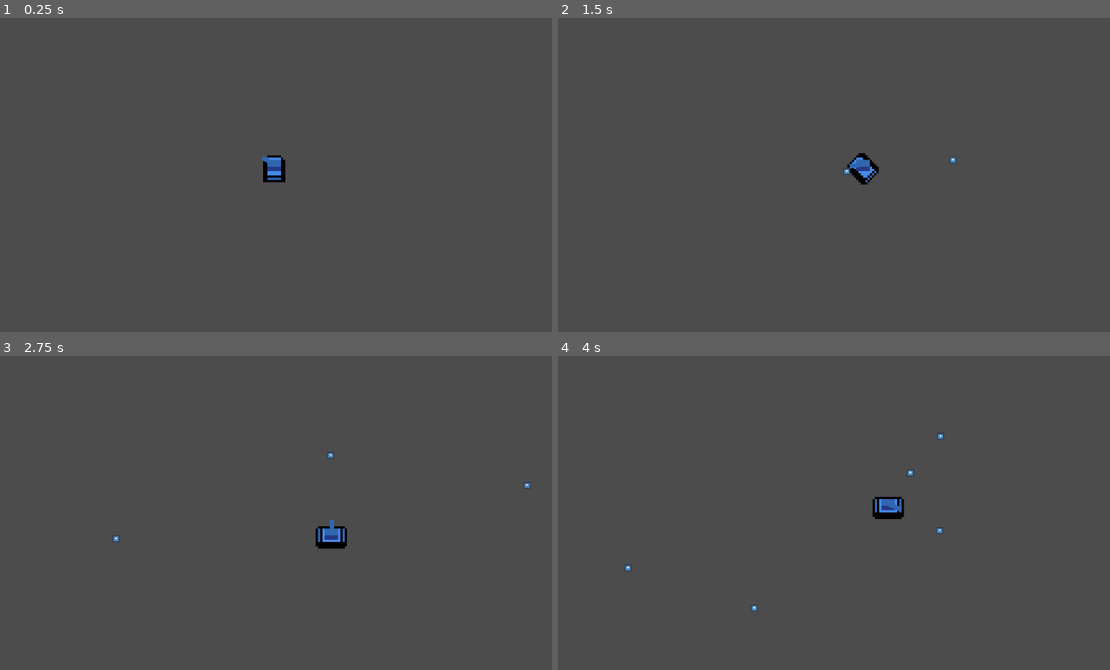
Above: before the commit, frames 1-4 (two rows, left to right).
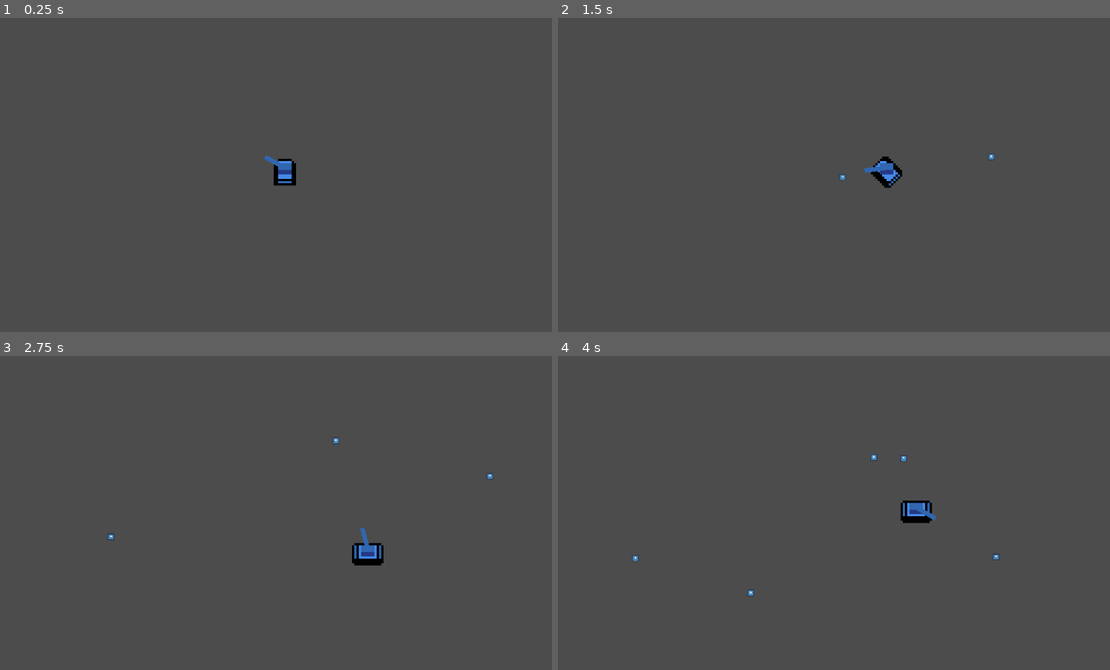
Above: after the commit, the same moments.

Repository: jpcerrone/TanksGodot
Game: Godot game, scene res://Main.tscn
Same seed, same stepped clock (60 frames per second), same inputs: the game is played once before the commit and once after it. The engine's default icon, where the game draws it, is replaced by a stand-in: a white triangle on a blue panel in a dark square.
Inputs (mouse positions are in pixels of both pictures, inside the frame that each line leads up to):
- Up to frame 1 (0.25 s): no input
- Up to frame 2 (1.5 s): tap Enter at 0.5 s; move the mouse to (960, 159) at 0.52 s; hold D (move_right) 0.53-1.28 s; click (960, 159) at 0.6 s; move the mouse to (723, 193) at 1.27 s; hold S (move_down) from 1.28 s (still down); click (723, 193) at 1.35 s
- Up to frame 3 (2.75 s): move the mouse to (336, 440) at 2.02 s; release S (move_down) at 2.03 s; hold D (move_right) from 2.03 s (still down); click (336, 440) at 2.1 s
- Up to frame 4 (4 s): move the mouse to (806, 582) at 2.77 s; release D (move_right) at 2.78 s; hold W (move_up) 2.78-3.53 s; click (806, 582) at 2.85 s; move the mouse to (1010, 563) at 3.52 s; hold A (move_left) from 3.53 s (still down); click (1010, 563) at 3.6 s

The runs differ from the first frame. In frame 1, 0.5% of the frame differs, in the area x 47-54%, y 43-54%; in frame 2, 0.7%; in frame 3, 1.0%, in the area x 19-96%, y 26-67%; in frame 4, 0.9%.

Commit message:
remade tank movement + added collisions for tank

Diff:
--- a/Bullet.gd
+++ b/Bullet.gd
@@ -2,7 +2,7 @@
 
 
 const speed = 250.0
-const maxRebounds = 2
+const maxRebounds = 1
 var currentRebounds
 var velocity = Vector2()
 # Called when the node enters the scene tree for the first time.
@@ -18,8 +18,12 @@
 func _physics_process(delta):
 	var collision = move_and_collide(velocity*delta*speed)
 	if (collision):
-		velocity = velocity.bounce(collision.normal)
-		currentRebounds += 1;
-		if (currentRebounds > maxRebounds):
+		if (collision.collider.get_groups().has("bulletBouncers")):
+			velocity = velocity.bounce(collision.normal)
+			currentRebounds += 1;
+			if (currentRebounds > maxRebounds):
+				Global.currentBullets -= 1
+				queue_free()
+		else:
 			Global.currentBullets -= 1
 			queue_free()
--- a/Main.gd
+++ b/Main.gd
@@ -6,9 +6,29 @@
 func _ready():
 	Global.currentBullets = 0
 
+# Called every frame. 'delta' is the elapsed time since the previous frame.
+func _physics_process(delta):
+	$PlayerTank.rotateCannon(get_global_mouse_position().angle_to_point($PlayerTank.position))
 
-# Called every frame. 'delta' is the elapsed time since the previous frame.
-func _process(delta):
+	var tankDirection
+	if (Input.is_action_pressed("move_up") && Input.is_action_pressed("move_right")):
+		tankDirection = $PlayerTank.Direction.UP_RIGHT
+	elif (Input.is_action_pressed("move_down") && Input.is_action_pressed("move_left")):
+		tankDirection = $PlayerTank.Direction.DOWN_LEFT
+	elif (Input.is_action_pressed("move_up") && Input.is_action_pressed("move_left")):
+		tankDirection = $PlayerTank.Direction.UP_LEFT
+	elif Input.is_action_pressed("move_down") && Input.is_action_pressed("move_right"):
+		tankDirection = $PlayerTank.Direction.DOWN_RIGHT
+	elif Input.is_action_pressed("move_up") :
+		tankDirection = $PlayerTank.Direction.UP
+	elif Input.is_action_pressed("move_down"):
+		tankDirection = $PlayerTank.Direction.DOWN
+	elif Input.is_action_pressed("move_left"):
+		tankDirection = $PlayerTank.Direction.LEFT
+	elif Input.is_action_pressed("move_right"):
+		tankDirection = $PlayerTank.Direction.RIGHT
+	$PlayerTank.move(delta, tankDirection)
+
 	if (Global.currentBullets < maxBullets) && Input.is_action_just_pressed("shoot"):
 		$PlayerTank.shoot()
 		Global.currentBullets += 1
--- a/Main.tscn
+++ b/Main.tscn
@@ -1,49 +1,219 @@
-[gd_scene load_steps=13 format=2]
+[gd_scene load_steps=15 format=2]
 
 [ext_resource path="res://tanks.png" type="Texture" id=1]
 [ext_resource path="res://Player.gd" type="Script" id=2]
 [ext_resource path="res://cannon.png" type="Texture" id=3]
 [ext_resource path="res://icon.png" type="Texture" id=4]
 [ext_resource path="res://Main.gd" type="Script" id=5]
-
-[sub_resource type="AtlasTexture" id=1]
-atlas = ExtResource( 1 )
-region = Rect2( 16, 0, 16, 16 )
-
-[sub_resource type="AtlasTexture" id=2]
-atlas = ExtResource( 1 )
-region = Rect2( 48, 0, 16, 16 )
-
-[sub_resource type="AtlasTexture" id=3]
-atlas = ExtResource( 1 )
-region = Rect2( 0, 0, 16, 16 )
-
-[sub_resource type="AtlasTexture" id=4]
-atlas = ExtResource( 1 )
-region = Rect2( 32, 0, 16, 16 )
-
-[sub_resource type="SpriteFrames" id=5]
-animations = [ {
-"frames": [ SubResource( 1 ) ],
-"loop": false,
-"name": "vertical",
-"speed": 5.0
-}, {
-"frames": [ SubResource( 2 ) ],
-"loop": true,
-"name": "diagonal_down",
-"speed": 5.0
-}, {
-"frames": [ SubResource( 3 ) ],
-"loop": true,
-"name": "horizontal",
-"speed": 5.0
-}, {
-"frames": [ SubResource( 4 ) ],
-"loop": true,
-"name": "diagonal_up",
-"speed": 5.0
-} ]
+[ext_resource path="res://tankVerticalShape.tres" type="Shape2D" id=6]
+[ext_resource path="res://tankHorizontalShape.tres" type="Shape2D" id=7]
+
+[sub_resource type="Animation" id=1]
+resource_name = "TankMovement"
+
+[sub_resource type="Animation" id=2]
+resource_name = "diagonal_down"
+tracks/0/type = "value"
+tracks/0/path = NodePath("Body:frame")
+tracks/0/interp = 1
+tracks/0/loop_wrap = true
+tracks/0/imported = false
+tracks/0/enabled = true
+tracks/0/keys = {
+"times": PoolRealArray( 0 ),
+"transitions": PoolRealArray( 1 ),
+"update": 1,
+"values": [ 3 ]
+}
+tracks/1/type = "value"
+tracks/1/path = NodePath("Diagonal_collision:disabled")
+tracks/1/interp = 1
+tracks/1/loop_wrap = true
+tracks/1/imported = false
+tracks/1/enabled = true
+tracks/1/keys = {
+"times": PoolRealArray( 0 ),
+"transitions": PoolRealArray( 1 ),
+"update": 1,
+"values": [ false ]
+}
+tracks/2/type = "value"
+tracks/2/path = NodePath("Diagonal_collision:scale")
+tracks/2/interp = 1
+tracks/2/loop_wrap = true
+tracks/2/imported = false
+tracks/2/enabled = true
+tracks/2/keys = {
+"times": PoolRealArray( 0 ),
+"transitions": PoolRealArray( 1 ),
+"update": 0,
+"values": [ Vector2( 1, 1 ) ]
+}
+tracks/3/type = "value"
+tracks/3/path = NodePath("CollisionShape2D:disabled")
+tracks/3/interp = 1
+tracks/3/loop_wrap = true
+tracks/3/imported = false
+tracks/3/enabled = true
+tracks/3/keys = {
+"times": PoolRealArray( 0 ),
+"transitions": PoolRealArray( 1 ),
+"update": 1,
+"values": [ true ]
+}
+
+[sub_resource type="Animation" id=3]
+resource_name = "diagonal_up"
+tracks/0/type = "value"
+tracks/0/path = NodePath("Body:frame")
+tracks/0/interp = 1
+tracks/0/loop_wrap = true
+tracks/0/imported = false
+tracks/0/enabled = true
+tracks/0/keys = {
+"times": PoolRealArray( 0 ),
+"transitions": PoolRealArray( 1 ),
+"update": 1,
+"values": [ 2 ]
+}
+tracks/1/type = "value"
+tracks/1/path = NodePath("Diagonal_collision:disabled")
+tracks/1/interp = 1
+tracks/1/loop_wrap = true
+tracks/1/imported = false
+tracks/1/enabled = true
+tracks/1/keys = {
+"times": PoolRealArray( 0 ),
+"transitions": PoolRealArray( 1 ),
+"update": 1,
+"values": [ false ]
+}
+tracks/2/type = "value"
+tracks/2/path = NodePath("Diagonal_collision:scale")
+tracks/2/interp = 1
+tracks/2/loop_wrap = true
+tracks/2/imported = false
+tracks/2/enabled = true
+tracks/2/keys = {
+"times": PoolRealArray( 0 ),
+"transitions": PoolRealArray( 1 ),
+"update": 0,
+"values": [ Vector2( -1, 1 ) ]
+}
+tracks/3/type = "value"
+tracks/3/path = NodePath("CollisionShape2D:disabled")
+tracks/3/interp = 1
+tracks/3/loop_wrap = true
+tracks/3/imported = false
+tracks/3/enabled = true
+tracks/3/keys = {
+"times": PoolRealArray( 0 ),
+"transitions": PoolRealArray( 1 ),
+"update": 1,
+"values": [ true ]
+}
+
+[sub_resource type="Animation" id=4]
+resource_name = "horizontal"
+tracks/0/type = "value"
+tracks/0/path = NodePath("CollisionShape2D:shape")
+tracks/0/interp = 1
+tracks/0/loop_wrap = true
+tracks/0/imported = false
+tracks/0/enabled = true
+tracks/0/keys = {
+"times": PoolRealArray( 0 ),
+"transitions": PoolRealArray( 1 ),
+"update": 1,
+"values": [ ExtResource( 7 ) ]
+}
+tracks/1/type = "value"
+tracks/1/path = NodePath("Body:frame")
+tracks/1/interp = 1
+tracks/1/loop_wrap = true
+tracks/1/imported = false
+tracks/1/enabled = true
+tracks/1/keys = {
+"times": PoolRealArray( 0 ),
+"transitions": PoolRealArray( 1 ),
+"update": 1,
+"values": [ 0 ]
+}
+tracks/2/type = "value"
+tracks/2/path = NodePath("Diagonal_collision:disabled")
+tracks/2/interp = 1
+tracks/2/loop_wrap = true
+tracks/2/imported = false
+tracks/2/enabled = true
+tracks/2/keys = {
+"times": PoolRealArray( 0 ),
+"transitions": PoolRealArray( 1 ),
+"update": 1,
+"values": [ true ]
+}
+tracks/3/type = "value"
+tracks/3/path = NodePath("CollisionShape2D:disabled")
+tracks/3/interp = 1
+tracks/3/loop_wrap = true
+tracks/3/imported = false
+tracks/3/enabled = true
+tracks/3/keys = {
+"times": PoolRealArray( 0 ),
+"transitions": PoolRealArray( 1 ),
+"update": 1,
+"values": [ false ]
+}
+
+[sub_resource type="Animation" id=5]
+resource_name = "vertical"
+tracks/0/type = "value"
+tracks/0/path = NodePath("Body:frame")
+tracks/0/interp = 1
+tracks/0/loop_wrap = true
+tracks/0/imported = false
+tracks/0/enabled = true
+tracks/0/keys = {
+"times": PoolRealArray( 0 ),
+"transitions": PoolRealArray( 1 ),
+"update": 1,
+"values": [ 1 ]
+}
+tracks/1/type = "value"
+tracks/1/path = NodePath("CollisionShape2D:shape")
+tracks/1/interp = 1
+tracks/1/loop_wrap = true
+tracks/1/imported = false
+tracks/1/enabled = true
+tracks/1/keys = {
+"times": PoolRealArray( 0 ),
+"transitions": PoolRealArray( 1 ),
+"update": 1,
+"values": [ ExtResource( 6 ) ]
+}
+tracks/2/type = "value"
+tracks/2/path = NodePath("Diagonal_collision:disabled")
+tracks/2/interp = 1
+tracks/2/loop_wrap = true
+tracks/2/imported = false
+tracks/2/enabled = true
+tracks/2/keys = {
+"times": PoolRealArray( 0 ),
+"transitions": PoolRealArray( 1 ),
+"update": 1,
+"values": [ true ]
+}
+tracks/3/type = "value"
+tracks/3/path = NodePath("CollisionShape2D:disabled")
+tracks/3/interp = 1
+tracks/3/loop_wrap = true
+tracks/3/imported = false
+tracks/3/enabled = true
+tracks/3/keys = {
+"times": PoolRealArray( 0 ),
+"transitions": PoolRealArray( 1 ),
+"update": 1,
+"values": [ false ]
+}
 
 [sub_resource type="RectangleShape2D" id=6]
 extents = Vector2( 511.476, 10.8842 )
@@ -55,35 +225,57 @@
 script = ExtResource( 5 )
 
 [node name="PlayerTank" type="KinematicBody2D" parent="."]
-position = Vector2( 504.605, 286.77 )
+position = Vector2( 523.734, 293.146 )
 script = ExtResource( 2 )
 
-[node name="Sprite" type="AnimatedSprite" parent="PlayerTank"]
-scale = Vector2( 4, 4 )
-frames = SubResource( 5 )
-animation = "diagonal_down"
-__meta__ = {
-"_edit_lock_": true
-}
-
 [node name="CollisionShape2D" type="CollisionShape2D" parent="PlayerTank"]
+position = Vector2( 0, -1.09399 )
+shape = ExtResource( 6 )
 
 [node name="Cannon" type="Sprite" parent="PlayerTank"]
 position = Vector2( 0, -8 )
 scale = Vector2( 4, 4 )
 z_index = 1
 texture = ExtResource( 3 )
-
-[node name="Area2D" type="RigidBody2D" parent="."]
+__meta__ = {
+"_edit_lock_": true
+}
+
+[node name="Body" type="Sprite" parent="PlayerTank"]
+scale = Vector2( 4, 4 )
+texture = ExtResource( 1 )
+hframes = 4
+frame = 1
+
+[node name="AnimationPlayer" type="AnimationPlayer" parent="PlayerTank"]
+anims/TankMovement = SubResource( 1 )
+anims/diagonal_down = SubResource( 2 )
+anims/diagonal_up = SubResource( 3 )
+anims/horizontal = SubResource( 4 )
+anims/vertical = SubResource( 5 )
+
+[node name="Diagonal_collision" type="CollisionPolygon2D" parent="PlayerTank"]
+scale = Vector2( -1, 1 )
+polygon = PoolVector2Array( -28.1995, 2.43475, -27.5553, -7.55121, -7.26123, -28.1673, 4.01318, -28.1673, 27.8506, -4.97418, 28.1727, 7.26666, 7.87872, 27.8828, -3.39575, 28.2049 )
+disabled = true
+
+[node name="Area2D" type="RigidBody2D" parent="." groups=[
+"bulletBouncers",
+]]
+collision_mask = 0
 mode = 1
 mass = 0.00102041
 
-[node name="CollisionShape2D" type="CollisionShape2D" parent="Area2D"]
+[node name="CollisionShape2D" type="CollisionShape2D" parent="Area2D" groups=[
+"bulletBouncers",
+]]
 modulate = Color( 1, 0, 0, 1 )
 position = Vector2( 509.434, 12.2784 )
 shape = SubResource( 6 )
 
-[node name="CollisionShape2D2" type="CollisionShape2D" parent="Area2D"]
+[node name="CollisionShape2D2" type="CollisionShape2D" parent="Area2D" groups=[
+"bulletBouncers",
+]]
 modulate = Color( 1, 0, 0, 1 )
 position = Vector2( 513.789, 587.176 )
 shape = SubResource( 6 )
@@ -91,12 +283,16 @@
 "_edit_lock_": true
 }
 
-[node name="CollisionShape2D3" type="CollisionShape2D" parent="Area2D"]
+[node name="CollisionShape2D3" type="CollisionShape2D" parent="Area2D" groups=[
+"bulletBouncers",
+]]
 modulate = Color( 1, 0, 0, 1 )
 position = Vector2( 11.6997, 301.924 )
 shape = SubResource( 7 )
 
-[node name="CollisionShape2D4" type="CollisionShape2D" parent="Area2D"]
+[node name="CollisionShape2D4" type="CollisionShape2D" parent="Area2D" groups=[
+"bulletBouncers",
+]]
 modulate = Color( 1, 0, 0, 1 )
 position = Vector2( 1011.46, 296.393 )
 shape = SubResource( 7 )
--- a/Player.gd
+++ b/Player.gd
@@ -1,12 +1,14 @@
 extends KinematicBody2D
 
-export (int) var speed = 150
-export (float) var rotation_speed = 4.0
+export (int) var speed = 175
+export (float) var rotation_speed = 5.0
 var velocity = Vector2()
 var rotation_dir = 0
-var tankRotation = 0
+var tankRotation = 0.0
 
 const Bullet = preload("res://Bullet.tscn")
+enum Direction {UP, DOWN, LEFT, RIGHT, DOWN_LEFT, DOWN_RIGHT, UP_LEFT, UP_RIGHT}
+
 # Called when the node enters the scene tree for the first time.
 func _ready():
 	pass # Replace with function body.
@@ -20,104 +22,118 @@
 		tankRotation = direction2
 	return isWithinDeltaFirstDirection || isWithinDeltaSecondDirection
 
-func _physics_process(delta):
+func get_dir_to_allign_diagonal_up():
+	if (tankRotation < PI/4) || (tankRotation >= 7*PI/4):
+		return 1
+	elif (tankRotation < 3*PI/4):
+		return -1
+	elif (tankRotation < 5*PI/4):
+		return 1
+	elif (tankRotation < 7*PI/4):
+		return -1
+
+func get_dir_to_allign_diagonal_down():
+	return -get_dir_to_allign_diagonal_up()
+
+func get_dir_to_allign_vertical():
+	if (tankRotation < PI/2):
+		return -1
+	elif (tankRotation < PI):
+		return 1
+	elif (tankRotation < 3*PI/2):
+		return -1
+	elif (tankRotation < 2*PI):
+		return 1
+
+func get_dir_to_allign_horizontal():
+	return -get_dir_to_allign_vertical()
+
+func move(delta, direction):
+	#delete previous rotation and movement values
 	rotation_dir = 0
+	velocity = Vector2(0, 0)
+
 	var rotDelta = rotation_speed * delta
-	velocity = Vector2(0, 0)
+
+	match(direction):
+		Direction.RIGHT:
+			if !isRotationWithinDeltaForDirections(PI/2, 3*PI/2, rotDelta):
+				rotation_dir = get_dir_to_allign_horizontal()
+			else:
+				velocity = Vector2(1,0)
+		Direction.LEFT:
+			if !isRotationWithinDeltaForDirections(PI/2, 3*PI/2, rotDelta):
+				rotation_dir = get_dir_to_allign_horizontal()
+			else:
+				velocity = Vector2(-1,0)
+		Direction.UP:
+			if !isRotationWithinDeltaForDirections(0, PI, rotDelta):
+				rotation_dir = get_dir_to_allign_vertical()
+			else:
+				velocity = Vector2(0,-1)
+		Direction.DOWN:
+			if !isRotationWithinDeltaForDirections(0, PI, rotDelta):
+				rotation_dir = get_dir_to_allign_vertical()
+			else:
+				velocity = Vector2(0,1)
+		Direction.DOWN_LEFT:
+			if !isRotationWithinDeltaForDirections(PI/4, 5*PI/4, rotDelta):
+				rotation_dir = get_dir_to_allign_diagonal_up()
+			else:
+				velocity = Vector2(-1,1)
+		Direction.DOWN_RIGHT:
+			if !isRotationWithinDeltaForDirections(3*PI/4, 7*PI/4, rotDelta):
+				rotation_dir = get_dir_to_allign_diagonal_down()
+			else:
+				velocity = Vector2(1,1)
+		Direction.UP_LEFT:
+			if !isRotationWithinDeltaForDirections(3*PI/4, 7*PI/4, rotDelta):
+				rotation_dir = get_dir_to_allign_diagonal_down()
+			else:
+				velocity = Vector2(-1,-1)
+		Direction.UP_RIGHT:
+			if !isRotationWithinDeltaForDirections(PI/4, 5*PI/4, rotDelta):
+				rotation_dir = get_dir_to_allign_diagonal_up()
+			else:
+				velocity = Vector2(1,-1)
+
+	tankRotation += rotation_dir * rotDelta
 	#Only one tankRotation is counted
 	if (tankRotation > 2*PI):
 		tankRotation = tankRotation - 2*PI
 	if (tankRotation < 0):
 		tankRotation = tankRotation + 2*PI
 
-	if (Input.is_action_pressed("move_up") && Input.is_action_pressed("move_right")) || Input.is_action_pressed("move_down") && Input.is_action_pressed("move_left"):
-		if !isRotationWithinDeltaForDirections(PI/4, 5*PI/4, rotDelta):
-			if (tankRotation < PI/4) || (tankRotation > 7*PI/4):
-				rotation_dir = 1
-			elif (tankRotation < 3*PI/4):
-				rotation_dir = -1
-			elif (tankRotation < 5*PI/4):
-				rotation_dir = 1
-			elif (tankRotation < 7*PI/4):
-				rotation_dir = -1
-		else:
-			if Input.is_action_pressed("move_up"):
-				velocity = Vector2(1,-1)
-			if Input.is_action_pressed("move_down"):
-				velocity = Vector2(-1,1)
-	elif (Input.is_action_pressed("move_up") && Input.is_action_pressed("move_left")) || Input.is_action_pressed("move_down") && Input.is_action_pressed("move_right"):
-		if !isRotationWithinDeltaForDirections(3*PI/4, 7*PI/4, rotDelta):
-			if (tankRotation < PI/4) || (tankRotation > 7*PI/4):
-				rotation_dir = -1
-			elif (tankRotation < 3*PI/4):
-				rotation_dir = 1
-			elif (tankRotation < 5*PI/4):
-				rotation_dir = -1
-			elif (tankRotation < 7*PI/4):
-				rotation_dir = 1
-		else:
-			if Input.is_action_pressed("move_up"):
-				velocity = Vector2(-1,-1)
-			if Input.is_action_pressed("move_down"):
-				velocity = Vector2(1,1)
-	elif Input.is_action_pressed("move_up") || Input.is_action_pressed("move_down"):
-		if !isRotationWithinDeltaForDirections(0, PI, rotDelta):
-			if (tankRotation < PI/2):
-				rotation_dir = -1
-			elif (tankRotation < PI):
-				rotation_dir = 1
-			elif (tankRotation < 3*PI/2):
-				rotation_dir = -1
-			elif (tankRotation < 2*PI):
-				rotation_dir = 1
-		else:
-			if Input.is_action_pressed("move_up"):
-				velocity = Vector2(0,-1)
-			if Input.is_action_pressed("move_down"):
-				velocity = Vector2(0,1)
-	elif Input.is_action_pressed("move_left") || Input.is_action_pressed("move_right"):
-		if !isRotationWithinDeltaForDirections(PI/2, 3*PI/2, rotDelta):
-			if (tankRotation < PI/2):
-				rotation_dir = 1
-			elif (tankRotation < PI):
-				rotation_dir = -1
-			elif (tankRotation < 3*PI/2):
-				rotation_dir = 1
-			elif (tankRotation < 2*PI):
-				rotation_dir = -1
-		else:
-			if Input.is_action_pressed("move_right"):
-				velocity = Vector2(1,0)
-			if Input.is_action_pressed("move_left"):
-				velocity = Vector2(-1,0)
+	updateRotationAnimation(rotDelta)
 
+	if (velocity != Vector2(0,0)):
+		velocity = velocity.normalized() * speed
+		velocity = move_and_slide(velocity)
+
+func updateRotationAnimation(rotDelta):
 	if (tankRotation <= PI/8) || (tankRotation > 7*PI/4) :
-		$Sprite.animation = 'vertical'
+		$AnimationPlayer.current_animation = "vertical"
 	elif (tankRotation <= 3*PI/8):
-		$Sprite.animation = 'diagonal_up'
+		$AnimationPlayer.current_animation = "diagonal_up"
 	elif (tankRotation <= 5*PI/8):
-		$Sprite.animation = 'horizontal'
+		$AnimationPlayer.current_animation = "horizontal"
 	elif (tankRotation <= 7*PI/8):
-		$Sprite.animation = 'diagonal_down'
+		$AnimationPlayer.current_animation = "diagonal_down"
 	elif (tankRotation <= PI):
-		$Sprite.animation = 'vertical'
+		$AnimationPlayer.current_animation = "vertical"
 	elif (tankRotation <= 10*PI/8):
-		$Sprite.animation = 'diagonal_up'
+		$AnimationPlayer.current_animation = "diagonal_up"
 	elif (tankRotation <= 12*PI/8):
-		$Sprite.animation = 'horizontal'
+		$AnimationPlayer.current_animation = "horizontal"
 	elif (tankRotation <= 14*PI/8):
-		$Sprite.animation = 'diagonal_down'
-	$Cannon.rotation = get_global_mouse_position().angle_to_point(position)
-	#$Cannon.look_at(get_global_mouse_position())
+		$AnimationPlayer.current_animation = "diagonal_down"
 
-	#print_debug($Cannon.rotation)
-
-	tankRotation += rotation_dir * rotDelta
-	velocity = velocity.normalized() * speed
-	velocity = move_and_slide(velocity)
+func rotateCannon(angle):
+	$Cannon.rotation = angle
 
 func shoot():
 	var bullet
 	bullet = Bullet.instance()
-	bullet.setup(position, (get_global_mouse_position() - position).normalized())
+	var canonTipPosition = position + Vector2(50, 1).rotated($Cannon.rotation)
+	bullet.setup(canonTipPosition, (get_global_mouse_position() - position).normalized())
 	get_node("/root/Main").add_child(bullet)
--- /dev/null
+++ b/tankHorizontalShape.tres
@@ -0,0 +1,4 @@
+[gd_resource type="RectangleShape2D" format=2]
+
+[resource]
+extents = Vector2( 27.9554, 19.6056 )
--- /dev/null
+++ b/tankVerticalShape.tres
@@ -0,0 +1,4 @@
+[gd_resource type="RectangleShape2D" format=2]
+
+[resource]
+extents = Vector2( 20.2109, 24.2523 )
Binary file changed: cannon.png
